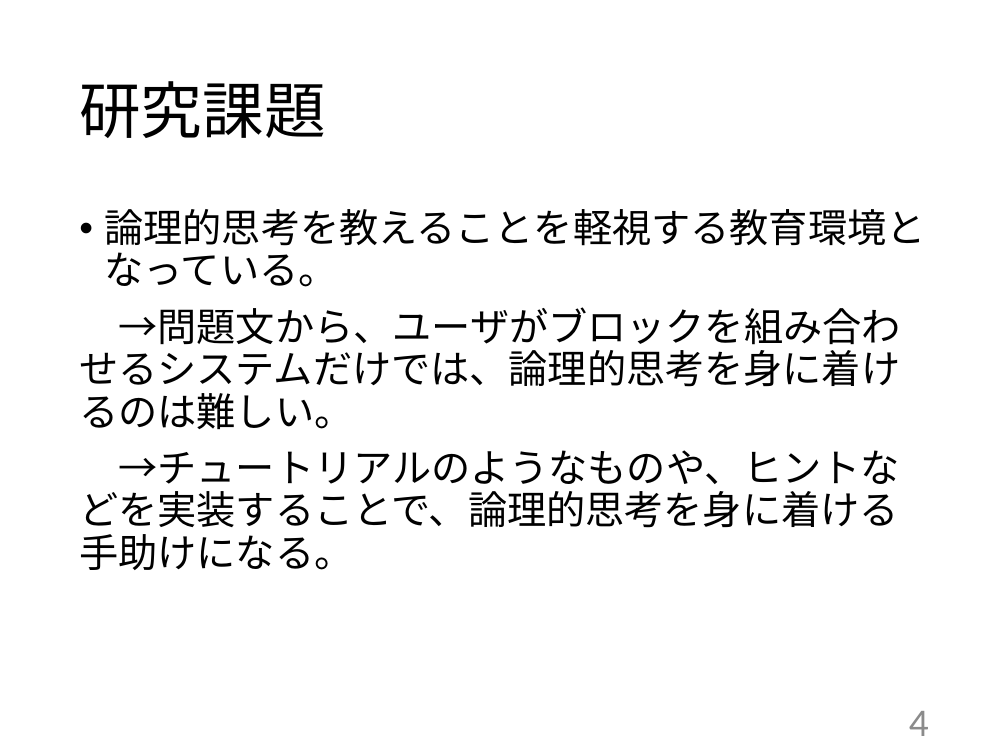
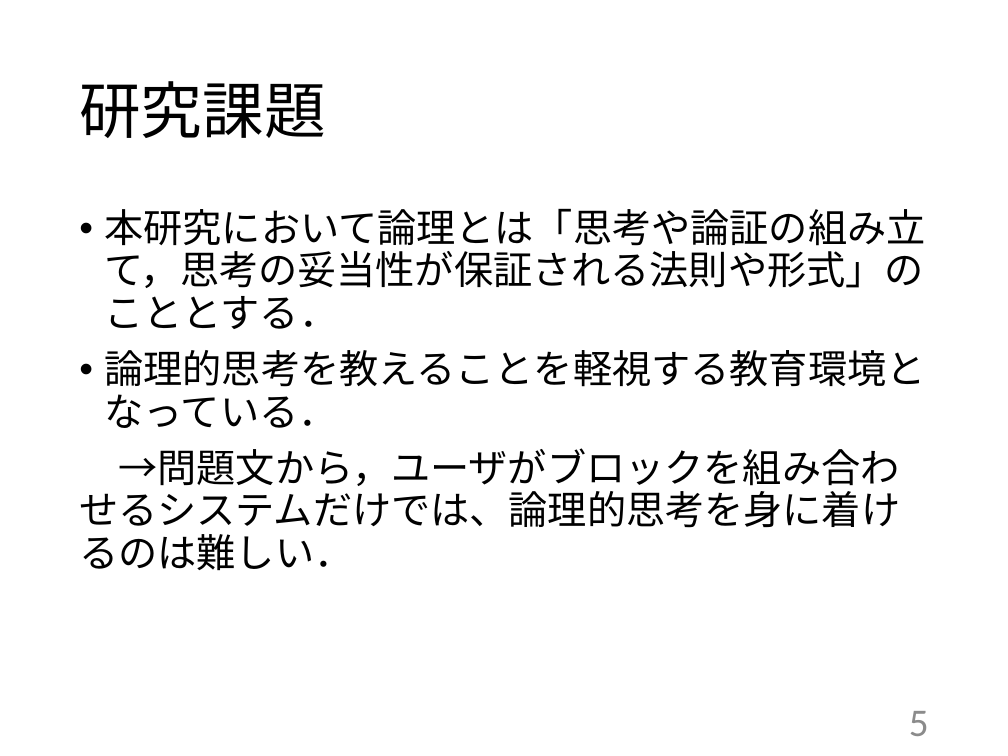
Before and after one commit to kait-takanolab/1821121-shimaoka-thesis, a slide deck: slide 5 of 1821121_shimaoka_tyuukan.pptx (slide 4 before the commit). Drawn at 1008x756 pixels with LibreOffice and Linux fonts; fonts in the diff are those of the drawing. Boxes give left, top, right and bottom in pixels: in the first picture for what was removed or moved away, otherwise in the second. Text is boxed around its words. In the diff, an @@ line names an element or a change of style, - is before the commit and + after.

```diff
--- a/1821121_shimaoka_tyuukan.pptx
+++ b/1821121_shimaoka_tyuukan.pptx
@@ text at <box>79,208,926,571</box>: text changed @@
-• 論理的思考を教えることを軽視する教育環境となっている。
-→問題文から、ユーザがブロックを組み合わせるシステムだけでは、論理的思考を身に着けるのは難しい。
-→チュートリアルのようなものや、ヒントなどを実装することで、論理的思考を身に着ける手助けになる。
+• 本研究において論理とは「思考や論証の組み立て，思考の妥当性が保証される法則や形式」のこととする．
+• 論理的思考を教えることを軽視する教育環境となっている．
+→問題文から，ユーザがブロックを組み合わせるシステムだけでは、論理的思考を身に着けるのは難しい．
@@ page number at <box>909,711,929,736</box>: text changed @@
-4
+5
```
Also in this commit, not shown: 6 other slides changed, 2 slides added, 1 slide removed.
